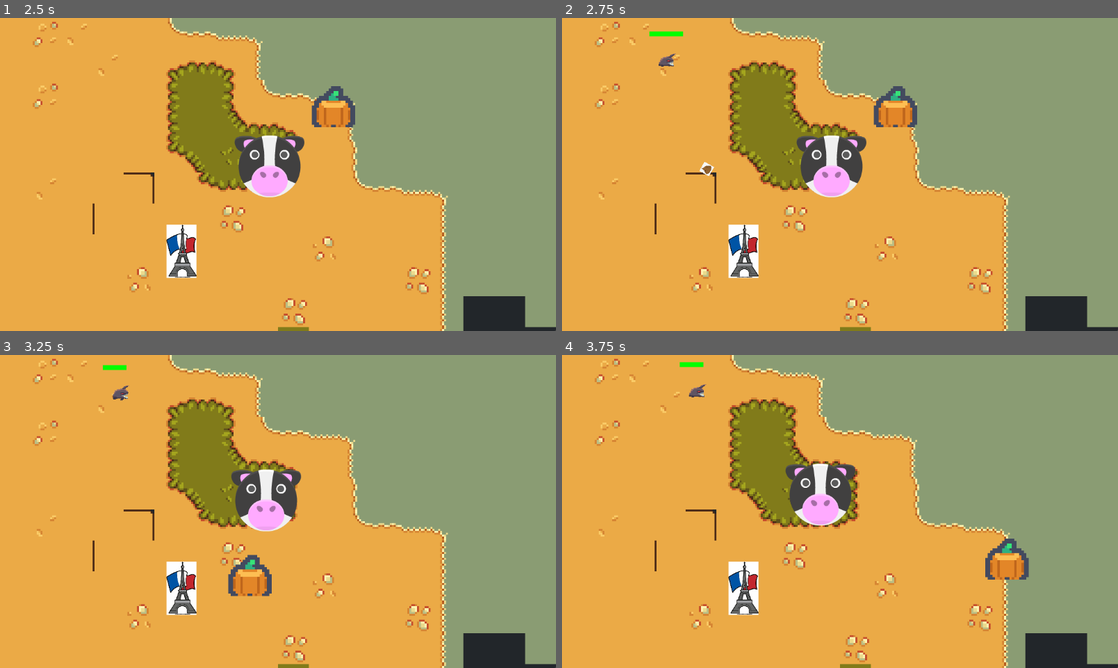
Above: before the commit, frames 1-4 (two rows, left to right).
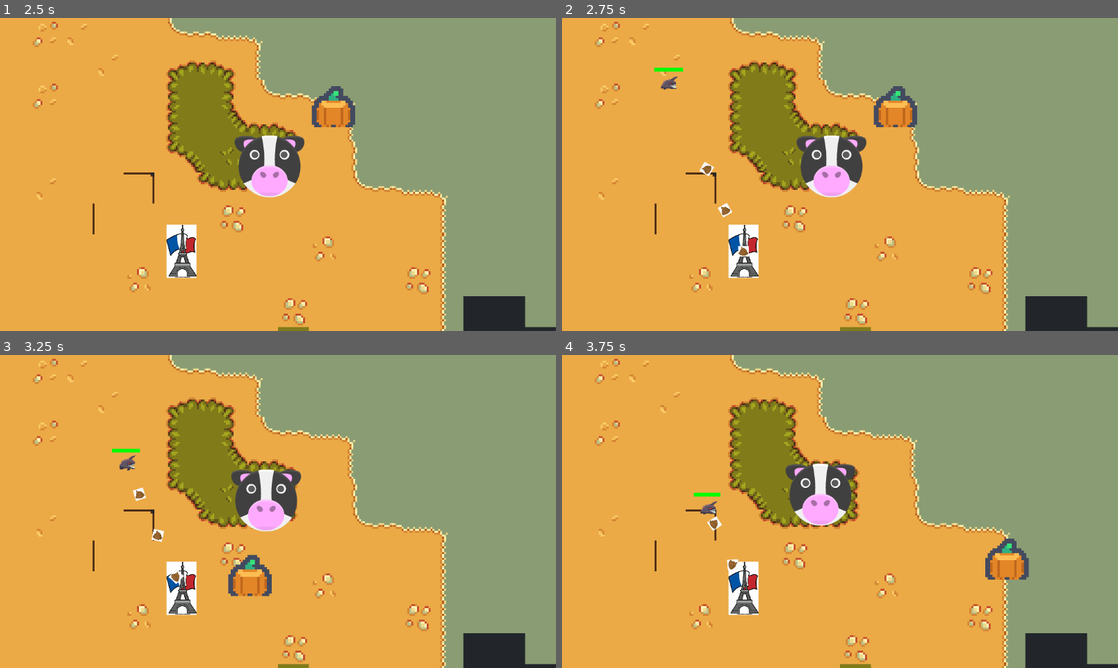
Above: after the commit, the same moments.

Repository: goessm/magic-poop
Game: Godot game, scene res://poop_game.tscn
Same seed, same stepped clock (60 frames per second), same inputs: the game is played once before the commit and once after it.
Inputs (mouse positions are in pixels of both pictures, inside the frame that each line leads up to):
- Up to frame 1 (2.5 s): tap Enter at 0.5 s; move the mouse to (400, 158) at 0.52 s; move the mouse to (166, 190) at 1.27 s; move the mouse to (333, 105) at 2.02 s
- Up to frame 2 (2.75 s): no input
- Up to frame 3 (3.25 s): move the mouse to (250, 574) at 2.77 s
- Up to frame 4 (3.75 s): move the mouse to (1006, 558) at 3.52 s

Frame 1 is identical in both runs. In frame 2, 0.5% of the frame differs, in the area x 15-34%, y 4-77%; in frame 3, 0.5%, in the area x 18-34%, y 3-74%; in frame 4, 0.4%.

Commit message:
enemies attack tower

Diff:
--- a/Global/Groups.gd
+++ b/Global/Groups.gd
@@ -2,3 +2,4 @@
 
 const Food = "Food"
 const Enemies = "Enemies"
+const Animals = "Animals"
--- a/TowerScene/Entities/enemy.gd
+++ b/TowerScene/Entities/enemy.gd
@@ -8,8 +8,22 @@
 @export var sprite: Sprite2D
 @export var health_bar: ProgressBar
 @onready var animated_sprite_2d: AnimatedSprite2D = $AnimatedSprite2D
+@onready var attack_timer = $AttackTimer
+
+enum ANIM_STATE {RUNNING, BITING}
 
 var _dead = false
+var _anim_state = ANIM_STATE.RUNNING
+var attack_dist: float = 10.0
+var speed: float = 200.0
+var bite_anim_time: float = 0.8
+var attack_strength: int = 20
+
+func change_anim_state(new_state):
+	if new_state == _anim_state:
+		return false
+	_anim_state = new_state
+	return true
 
 # Called when the node enters the scene tree for the first time.
 func _ready():
@@ -17,22 +31,56 @@
 	health.health_changed.connect(_on_health_changed)
 	position = path_follow.position
 	animated_sprite_2d.play("run")
+	attack_timer.timeout.connect(attack)
+	attack_timer.one_shot = true
+
+func attack():
+	var num_collisions = get_slide_collision_count()
+	for i in range(num_collisions):
+		var coll = get_slide_collision(i)
+		var obj = coll.get_collider()
+		if obj.has_method("take_damage_from_enemy"):
+			obj.take_damage_from_enemy(attack_strength)
+			break
 
 # Called every frame. 'delta' is the elapsed time since the previous frame.
 func _process(delta):
-	#position.x += 0.9
-	path_follow.progress += 64.0 * delta
-	var last_pos = position
-	position = path_follow.position
-	animated_sprite_2d.flip_h = position.x < last_pos.x
-	#rotation = path_follow.rotation
+	var targets = get_tree().get_nodes_in_group(Groups.Animals)
+	if targets.is_empty():
+		return # TODO do something else?
+	var target = targets.pick_random()
+	hunt_update(delta, target)
+
+func hunt_update(delta, target: Node2D):
+	var target_pos := target.position
+	var diff_vec = target_pos - position
+	var dist := diff_vec.length()
+
+	#move toward target
+	velocity = speed * diff_vec.normalized()
+	var colliding = move_and_slide()
+	var num_collisions = get_slide_collision_count()
+	for i in range(num_collisions):
+		var coll = get_slide_collision(i)
+		var obj = coll.get_collider()
+		if obj.has_method("take_damage_from_enemy") && attack_timer.is_stopped():
+			attack_timer.start(bite_anim_time)
+
+	if colliding: # TODO add attack distance?
+		# do damage to animal
+		# try start anim
+		if change_anim_state(ANIM_STATE.BITING):
+			animated_sprite_2d.play("bite")
+	else:
+		if change_anim_state(ANIM_STATE.RUNNING):
+			animated_sprite_2d.play("run")
 	pass
 
 func hit(projectile: Projectile, damage: int):
 	health.takeDamage(damage)
 
 func _on_health_changed(obj, val):
-	print("_on_health_changed ", obj, val, ", ", health.max_health)
+	#print("_on_health_changed ", obj, val, ", ", health.max_health)
 	health_bar.set_value_no_signal(100 * val / health.max_health)
 	if val <= 0:
 		_dead = true
--- a/TowerScene/Entities/enemy.tscn
+++ b/TowerScene/Entities/enemy.tscn
@@ -6,7 +6,7 @@
 [ext_resource type="SpriteFrames" uid="uid://cucs3j4e3gunc" path="res://Assets/Enemies/Enemy1/enemy1-spritesheet.tres" id="4_ybr1x"]
 
 [sub_resource type="CircleShape2D" id="CircleShape2D_xydy7"]
-radius = 45.0
+radius = 22.0
 
 [sub_resource type="Curve2D" id="Curve2D_c3lhe"]
 _data = {
@@ -50,10 +50,10 @@
 loop = false
 
 [node name="ProgressBar" type="ProgressBar" parent="."]
-offset_left = -35.0
-offset_top = -62.0
-offset_right = 35.0
-offset_bottom = -52.0
+offset_left = -30.0
+offset_top = -34.0
+offset_right = 30.0
+offset_bottom = -26.0
 theme = SubResource("Theme_qrm36")
 theme_override_styles/background = SubResource("StyleBoxFlat_ho7tm")
 theme_override_styles/fill = SubResource("StyleBoxFlat_w4bgk")
@@ -64,3 +64,5 @@
 position = Vector2(0, -21)
 sprite_frames = ExtResource("4_ybr1x")
 animation = &"bite"
+
+[node name="AttackTimer" type="Timer" parent="."]
--- a/TowerScene/Entities/projectile.gd
+++ b/TowerScene/Entities/projectile.gd
@@ -5,7 +5,7 @@
 @export var speed: float
 @export var collision_shape: CollisionShape2D
 var lived_seconds: float = 0.0
-var damage = 30
+var damage = 1
 
 # Called when the node enters the scene tree for the first time.
 func _ready():
@@ -26,6 +26,7 @@
 
 
 func _on_body_entered(body):
-	body.hit(self, damage)
-	queue_free()
-	pass # Replace with function body.
+	if body is Enemy:
+		body.hit(self, damage)
+		queue_free()
+		pass # Replace with function body.
--- a/TowerScene/tower.gd
+++ b/TowerScene/tower.gd
@@ -2,29 +2,60 @@
 extends Node2D
 
 @export var shoot_cooldown: float
+@onready var health: Health = $Health
 var time_since_shot: float
+var ammo: int
+var infinite_ammo: bool
 
 # Called when the node enters the scene tree for the first time.
 func _ready():
-	shoot_cooldown = 2.0
+	health.init(100)
+	health.health_changed.connect(_on_health_changed)
+	shoot_cooldown = 0.1
 	time_since_shot = shoot_cooldown
+	ammo = 100
 
 
 # Called every frame. 'delta' is the elapsed time since the previous frame.
 func _process(delta):
 	time_since_shot = min(time_since_shot + delta, shoot_cooldown)
+	if ammo == 0 && !infinite_ammo:
+		print("out of ammo")
+		return
 	if time_since_shot >= shoot_cooldown:
 		# get enemy and shoot
 		var enemies = get_tree().get_nodes_in_group(Groups.Enemies)
 		if enemies.is_empty():
 			return
-		var target = enemies.pick_random()
+		# pick enemy to target: closest enemy
+		var best_idx = -1
+		var lowest_dist: float = INF
+		for i in range(enemies.size()):
+			var diff_vec = enemies[i].position - position
+			var dist = diff_vec.length()
+			if dist < lowest_dist:
+				lowest_dist = dist
+				best_idx = i
+		#var target = enemies.pick_random()
 		# spawn projectile
 		var projectile_scene: PackedScene = preload("res://TowerScene/Entities/projectile.tscn")
 		var projectile = projectile_scene.instantiate()
 		#projectile.position = position
-		var direction: Vector2 = target.position - position
+		var direction: Vector2 = enemies[best_idx].position - position
 		projectile.direction = direction.normalized()
 		time_since_shot = 0.0
+		ammo -= 1
 		add_child(projectile)
 	pass
+
+
+func take_damage_from_enemy(amount: int):
+	health.takeDamage(amount)
+
+func _on_health_changed(obj, val):
+	print("_on_health_changed ", obj, val, ", ", health.max_health)
+	#health_bar.set_value_no_signal(100 * val / health.max_health)
+	if val <= 0:
+		#_dead = true
+		emit_signal("died", self)
+		queue_free()
--- a/TowerScene/tower.tscn
+++ b/TowerScene/tower.tscn
@@ -1,11 +1,21 @@
-[gd_scene load_steps=3 format=3 uid="uid://dfypeqhqq8ua3"]
+[gd_scene load_steps=5 format=3 uid="uid://dfypeqhqq8ua3"]
 
 [ext_resource type="Script" path="res://TowerScene/tower.gd" id="1_4ehha"]
 [ext_resource type="Texture2D" uid="uid://dl4dqxpfj7myv" path="res://Assets/Placeholders/DontUseInFinalProductStolenAssets/tower.png" id="2_ded5c"]
+[ext_resource type="Script" path="res://TowerScene/Entities/health.gd" id="3_5baes"]
 
-[node name="Tower" type="Node2D"]
+[sub_resource type="RectangleShape2D" id="RectangleShape2D_sl4tf"]
+size = Vector2(64, 110)
+
+[node name="Tower" type="StaticBody2D"]
 script = ExtResource("1_4ehha")
 
 [node name="Sprite2D" type="Sprite2D" parent="."]
 scale = Vector2(0.0684229, 0.0729636)
 texture = ExtResource("2_ded5c")
+
+[node name="CollisionShape2D" type="CollisionShape2D" parent="."]
+shape = SubResource("RectangleShape2D_sl4tf")
+
+[node name="Health" type="Node" parent="."]
+script = ExtResource("3_5baes")
--- a/TowerScene/tower_scene.tscn
+++ b/TowerScene/tower_scene.tscn
@@ -7,5 +7,5 @@
 
 [node name="Spawner" parent="." instance=ExtResource("1_r528u")]
 
-[node name="Tower" parent="." instance=ExtResource("2_wl7tk")]
+[node name="Tower" parent="." groups=["Animals"] instance=ExtResource("2_wl7tk")]
 position = Vector2(376, 483)
